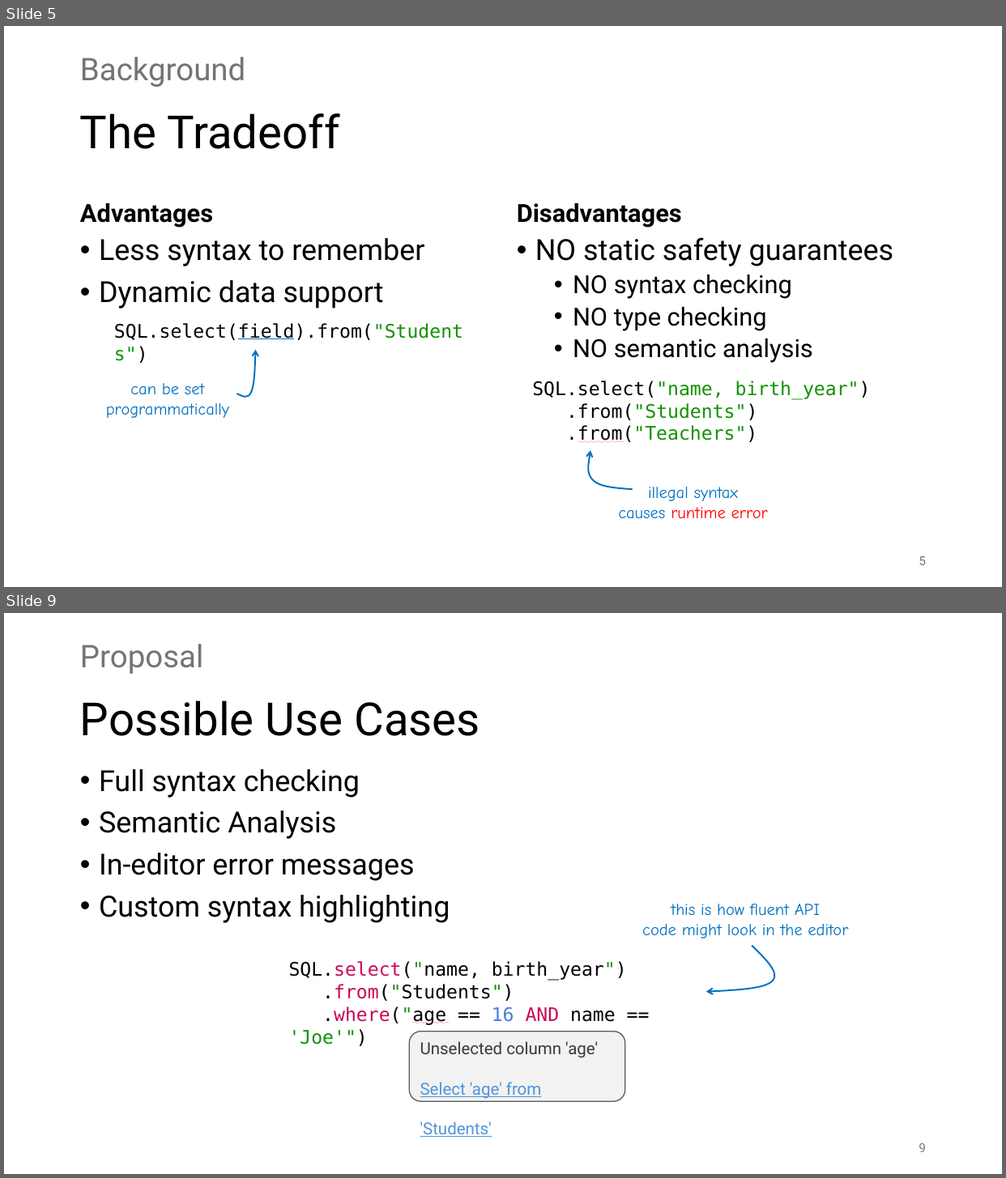
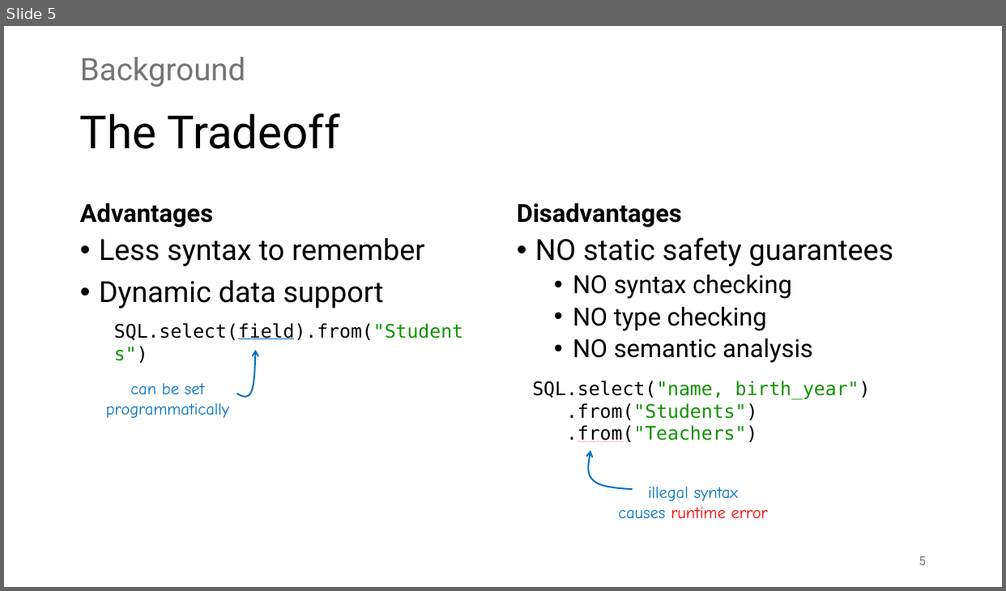
Before and after one commit to prg-titech/safe-fluent-dsls, a slide deck: concept/SeminarPresentation26Q2.pptx. Shown one above the other, each under a label of ours: slides 5 and 9 before the commit, slide 5 after it; the slides between them are not shown. The pictures are 1006x1178 and 1006x591 pixels, drawn with LibreOffice and Linux fonts; fonts in the diff are those of the drawing. Boxes give left, top, right and bottom in pixels: in the first picture for what was removed or moved away, otherwise in the second. Text is boxed around its words. In the diff, an @@ line names an element or a change of style, - is before the commit and + after.

```diff
--- a/concept/SeminarPresentation26Q2.pptx
+++ b/concept/SeminarPresentation26Q2.pptx
@@ slide 9 removed at bbox=[4, 613, 1002, 1174], background #FFFFFF @@
@@ text removed at bbox=[80, 644, 203, 674] @@
-Proposal
@@ title removed at bbox=[80, 700, 480, 736] @@
-Possible Use Cases
@@ text removed at bbox=[99, 769, 450, 923] @@
-• Full syntax checking
-• Semantic Analysis
-• In-editor error messages
-• Custom syntax highlighting
@@ text removed at bbox=[642, 904, 848, 939] @@
-this is how fluent API
-code might look in the editor
@@ freeform shape removed at bbox=[706, 945, 774, 992] @@
@@ text removed at bbox=[289, 961, 627, 1025] @@
-SQL.select("name, birth_year")
-.from("Students")
-.where("age == 16 AND name == 'Joe'")
@@ rounded rectangle removed at bbox=[409, 1032, 624, 1102] @@
-Unselected column 'age'
-Select 'age' from 'Students'
@@ page number removed at bbox=[918, 1144, 926, 1152] @@
-9
```
Also in this commit, not shown: 7 slides changed, 14 slides added, 1 other slide removed, 1 other file.
